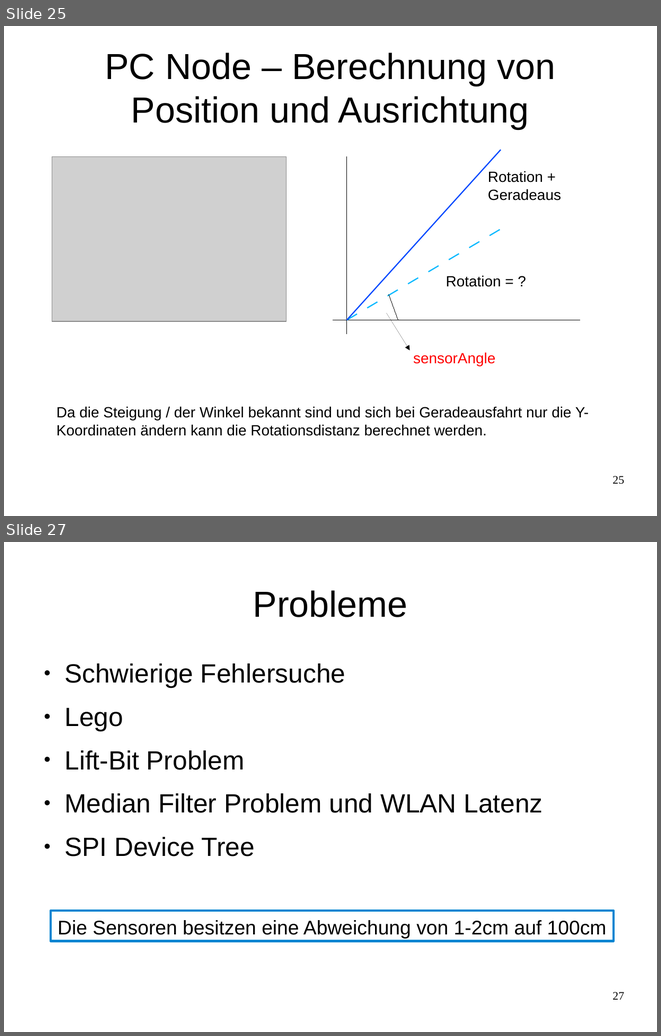
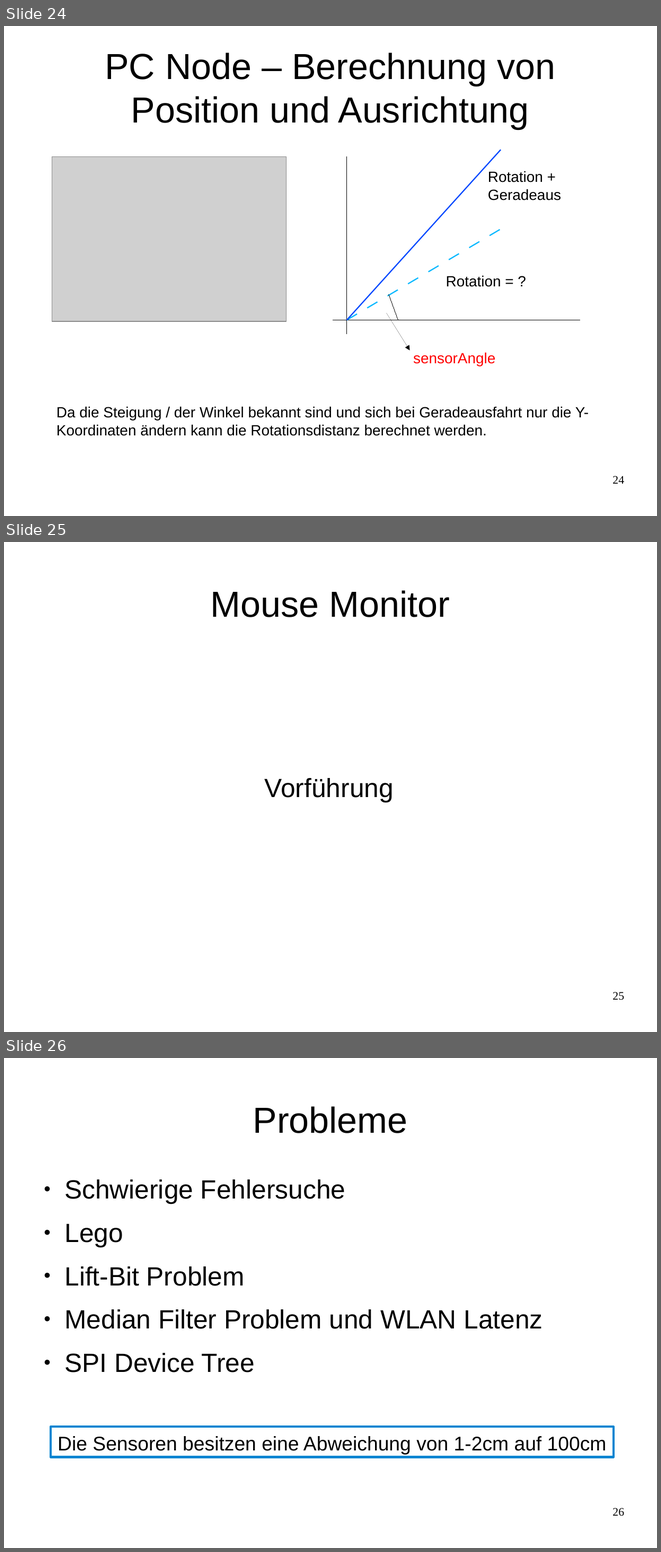
Before and after one commit to Smart-Minotaur/nxt_minotaur, a slide deck: doc/Präsentation.odp. Shown one above the other, each under a label of ours: slides 25 and 27 before the commit, slides 24, 25 and 26 after it; the slides between them are not shown. The pictures are 661x1036 and 661x1552 pixels, drawn with LibreOffice and Linux fonts; fonts in the diff are those of the drawing; grey boxes stand for pictures. Boxes give left, top, right and bottom in pixels: in the first picture for what was removed or moved away, otherwise in the second. Text is boxed around its words. In the diff, an @@ line names an element or a change of style, - is before the commit and + after.

```diff
--- a/doc/Präsentation.odp
+++ b/doc/Präsentation.odp
@@ slide 25 added at (x1=4, y1=542, x2=657, y2=1032), background #FFFFFF @@
@@ title added at (x1=211, y1=590, x2=450, y2=617), 44 pt, text #000000 @@
+Mouse Monitor
@@ text added at (x1=265, y1=778, x2=394, y2=802), 32 pt, text #000000 @@
+Vorführung
@@ page number added at (x1=612, y1=991, x2=624, y2=1000), 14 pt, text #000000 @@
+25
@@ what was slide 25 is now slide 24 @@
@@ page number at (x1=612, y1=475, x2=624, y2=483): text changed @@
-25
+24
@@ what was slide 27 is now slide 26 @@
@@ page number at (x1=612, y1=1507, x2=624, y2=1516): text changed @@
-27
+26
```
Also in this commit, not shown: 3 slides changed, 2 slides removed, 2 other files.
